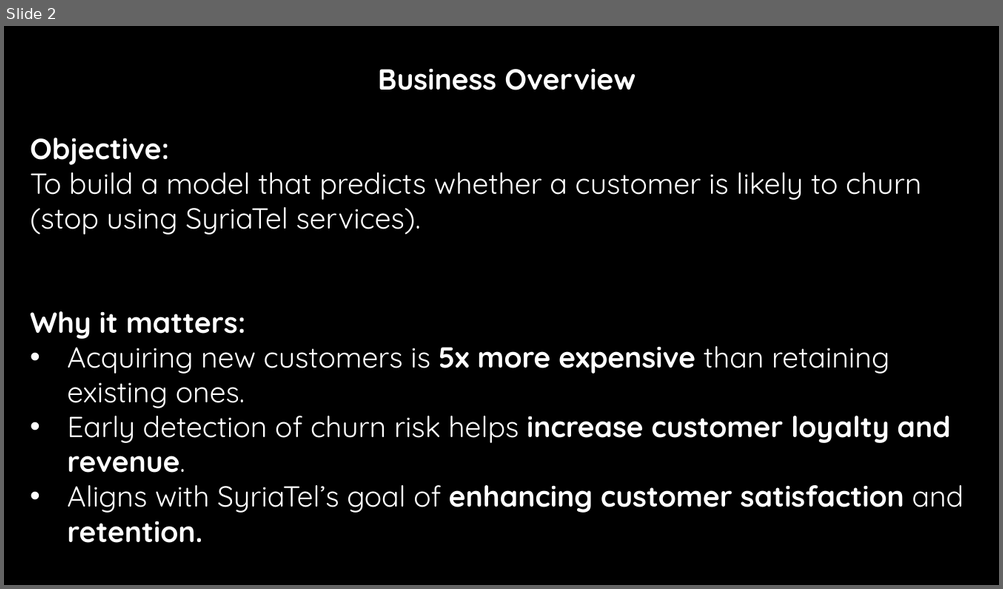
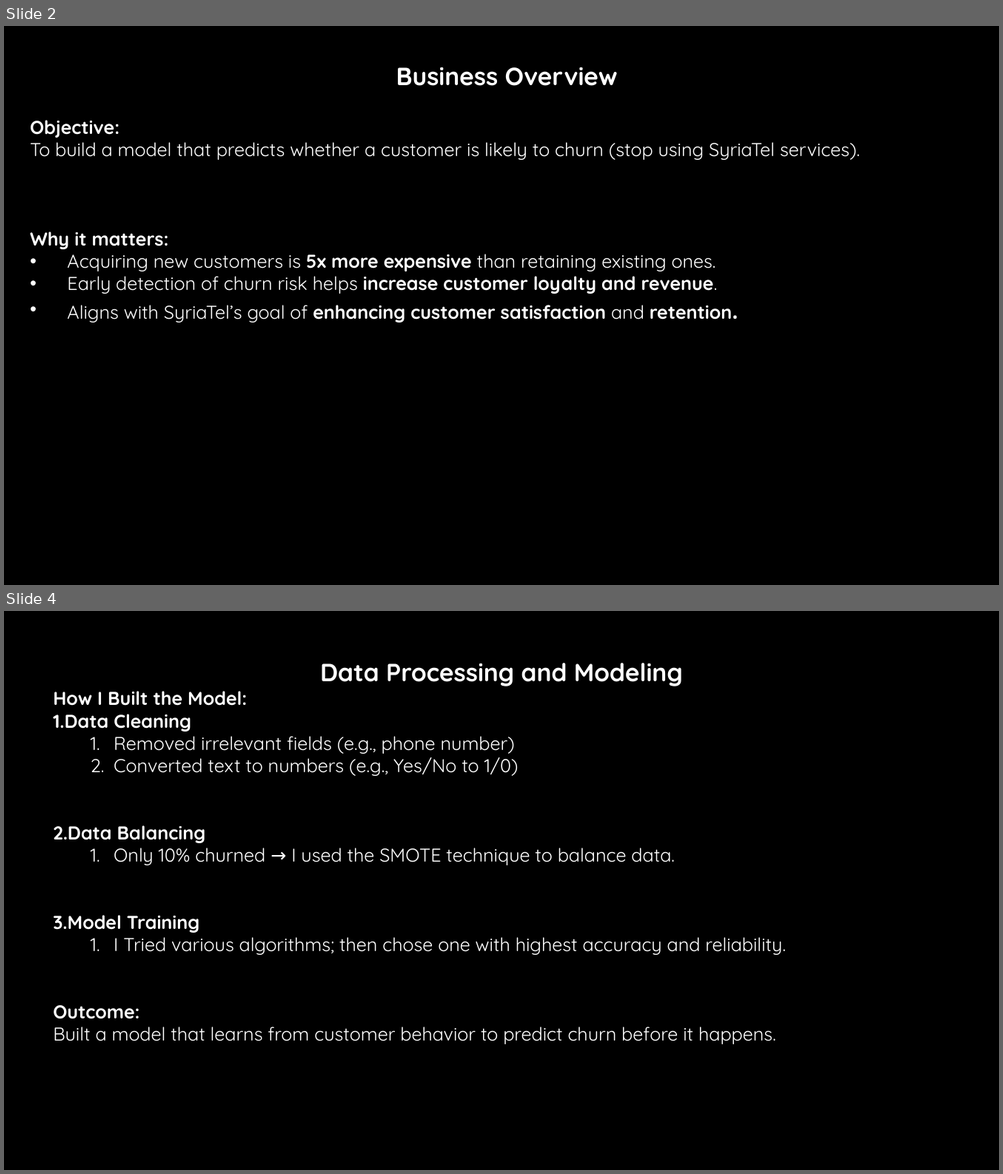
Before and after one commit to Kelvin-Shilisia/syriatel-churn-classifier, a slide deck: Churn Prediction in Telecom.pptx. Shown one above the other, each under a label of ours: slide 2 before the commit, slides 2 and 4 after it; the slides between them are not shown. The pictures are 1003x589 and 1003x1174 pixels, drawn with LibreOffice and Linux fonts; fonts in the diff are those of the drawing; background and template pictures are left out. Boxes give left, top, right and bottom in pixels: in the first picture for what was removed or moved away, otherwise in the second. Text is boxed around its words. In the diff, an @@ line names an element or a change of style, - is before the commit and + after.

```diff
--- a/Churn Prediction in Telecom.pptx
+++ b/Churn Prediction in Telecom.pptx
@@ slide 4 added at (x1=4, y1=611, x2=999, y2=1170), background #000000 @@
@@ text added at (x1=53, y1=663, x2=785, y2=1045), 18 pt, text #FFFFFF @@
+Data Processing and Modeling
+How I Built the Model:
+1. Data Cleaning
+  1. Removed irrelevant fields (e.g., phone number)
+  2. Converted text to numbers (e.g., Yes/No to 1/0)
+2. Data Balancing
+  1. Only 10% churned → I used the SMOTE technique to balance data.
+3. Model Training
+  1. I Tried various algorithms; then chose one with highest accuracy and reliability.
+Outcome:
+Built a model that learns from customer behavior to predict churn before it happens.
@@ slide 2 changed as well @@
@@ text "Business Overview" at (x1=30, y1=67, x2=859, y2=323): size 28 to 24 pt in "Business Overview", "retention."; size 28 to 18 pt @@
```
Also in this commit, not shown: 1 other slide changed, 6 other slides added, 3 slides removed.
